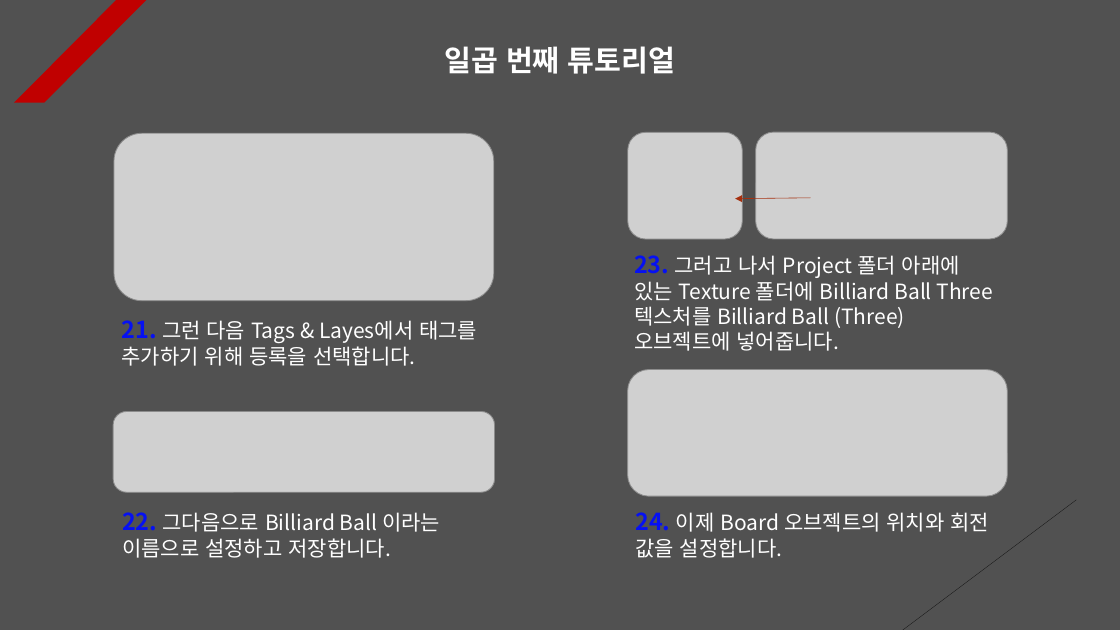
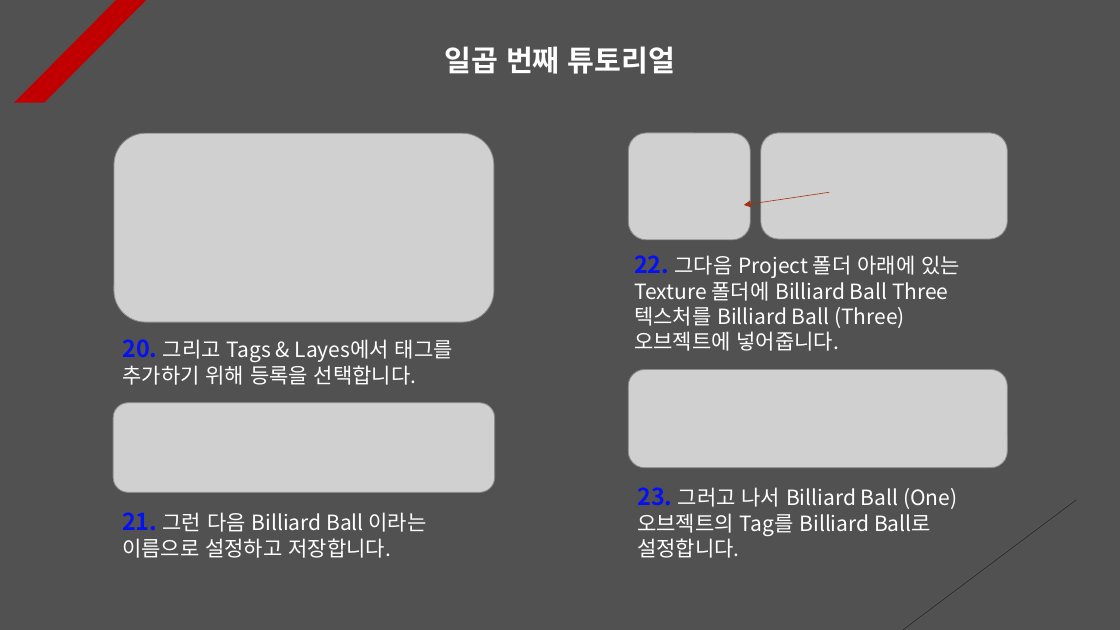
Before and after one commit to Unity2033/3D-UnityEngine, a slide deck: slide 7 of Assets/Physics/PPT Data/Physics Example.pptx. Drawn at 1120x630 pixels with LibreOffice and Linux fonts; fonts in the diff are those of the drawing; grey boxes stand for pictures. Boxes give left, top, right and bottom in pixels: in the first picture for what was removed or moved away, otherwise in the second. Text is boxed around its words. In the diff, an @@ line names an element or a change of style, - is before the commit and + after.

```diff
--- a/Assets/Physics/PPT Data/Physics Example.pptx
+++ b/Assets/Physics/PPT Data/Physics Example.pptx
@@ picture: place and size @@
-picture at <box>114,134,494,301</box>
+picture at <box>114,134,494,323</box>
@@ picture: place and size @@
-picture at <box>628,132,742,239</box>
+picture at <box>628,133,750,239</box>
@@ picture: place and size @@
-picture at <box>756,132,1008,239</box>
+picture at <box>761,133,1007,239</box>
@@ arrow moved from (811, 197) - (735, 199) to (829, 192) - (744, 205) @@
@@ text at <box>634,255,960,351</box>: text changed @@
-23. 그러고 나서 Project 폴더 아래에 있는 Texture 폴더에 Billiard Ball Three 텍스처를 Billiard Ball (Three) 오브젝트에 넣어줍니다.
+22. 그다음 Project 폴더 아래에 있는 Texture 폴더에 Billiard Ball Three 텍스처를 Billiard Ball (Three) 오브젝트에 넣어줍니다.
@@ text at <box>122,339,453,385</box>: text changed @@
-21. 그런 다음 Tags & Layes에서 태그를 추가하기 위해 등록을 선택합니다.
+20. 그리고 Tags & Layes에서 태그를 추가하기 위해 등록을 선택합니다.
@@ picture: place and size @@
-picture at <box>628,370,1007,497</box>
+picture at <box>628,370,1007,468</box>
@@ picture: place and size @@
-picture at <box>113,412,495,492</box>
+picture at <box>113,402,495,492</box>
@@ text at <box>637,487,957,558</box>: text changed @@
-24. 이제 Board 오브젝트의 위치와 회전 값을 설정합니다.
+23. 그러고 나서 Billiard Ball (One) 오브젝트의 Tag를 Billiard Ball로 설정합니다.
@@ text at <box>122,512,427,558</box>: text changed @@
-22. 그다음으로 Billiard Ball 이라는 이름으로 설정하고 저장합니다.
+21. 그런 다음 Billiard Ball 이라는 이름으로 설정하고 저장합니다.
```
Also in this commit, not shown: 12 other slides changed, 3 slides added, 1 slide removed, 14 other files.
